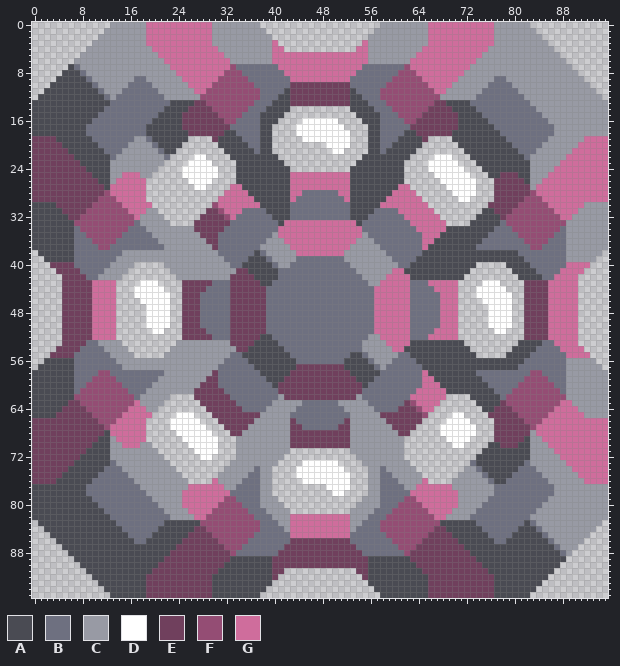
Two versions of one sprite sheet, sprites/blocks/power/5w06.png. Above is the file before it was changed.
The file is 96x96 pixels.
Palette (. is transparent): A #4a4b53  B #6e7080  C #989aa4  D #ffffff  E #70405d  F #944d74  G #cf6d9c
The same view after the edit:
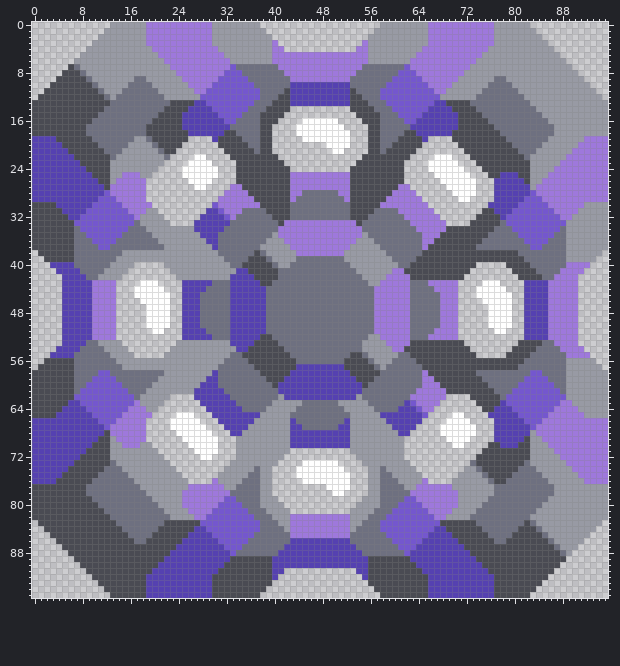
Difference:
{"colour":"E","old":"#70405d","new":"#5541b1"}
{"colour":"F","old":"#944d74","new":"#7457ce"}
{"colour":"G","old":"#cf6d9c","new":"#9e78dc"}
{"label":"changed","picture_box":[32,22,608,598]}
